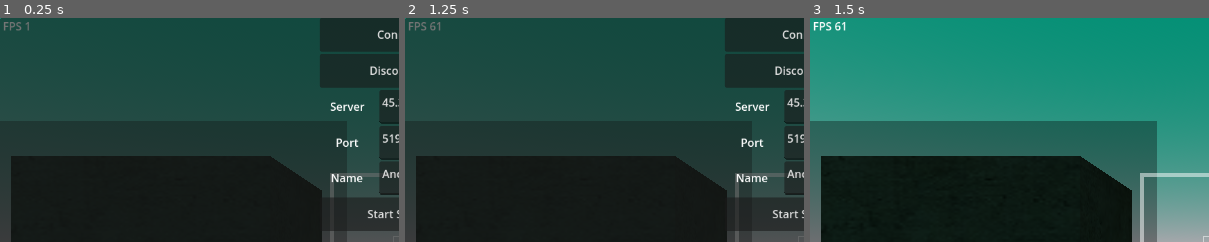
Above: before the commit, frames 1-3 (left to right).
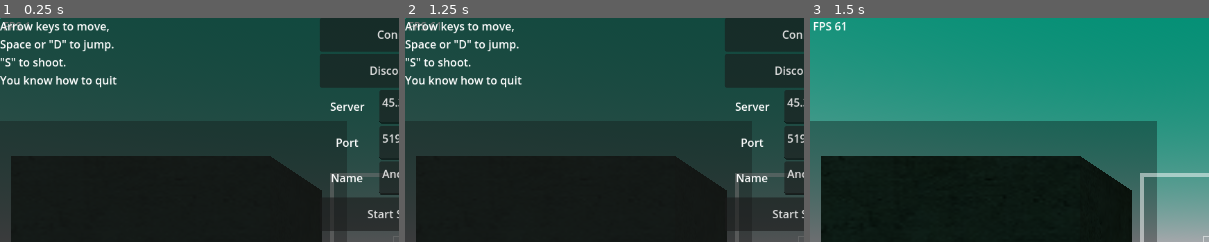
Above: after the commit, the same moments.

Repository: Gabooot/rebuild
Game: Godot game, scene res://game.tscn
Same seed, same stepped clock (60 frames per second), same inputs: the game is played once before the commit and once after it.
Inputs:
- Up to frame 1 (0.25 s): no input
- Up to frame 2 (1.25 s): tap Enter at 0.5 s; hold Right (turn_right) from 0.53 s (still down); hold Space (jump) from 0.53 s (still down); tap S (shoot) at 0.6 s
- Up to frame 3 (1.5 s): release Right (turn_right) at 1.25 s; release Space (jump) at 1.25 s; click "Start Server" at 1.25 s
The pictures show only the part of the screen within x 0-50%, y 0-50%; the shares and areas given below are measured in that part.

The runs differ from the first frame. In frame 1, 2.0% of the frame differs, in the area x 0-30%, y 1-32%; in frame 2, 2.0%; in frame 3, nothing differs.

Commit message:
instructions

Diff:
--- a/in_game_ui.tscn
+++ b/in_game_ui.tscn
@@ -114,6 +114,15 @@
 text = "Start Server"
 script = ExtResource("3_dtdrd")
 
+[node name="Label2" type="Label" parent="."]
+layout_mode = 0
+offset_right = 452.0
+offset_bottom = 312.0
+text = "Arrow keys to move,
+Space or \"D\" to jump.
+\"S\" to shoot.
+You know how to quit"
+
 [connection signal="button_down" from="connect_button" to="connect_button" method="_on_button_down"]
 [connection signal="button_down" from="disconnect_button" to="disconnect_button" method="_on_button_down"]
 [connection signal="button_down" from="server_button" to="server_button" method="_on_button_down"]
